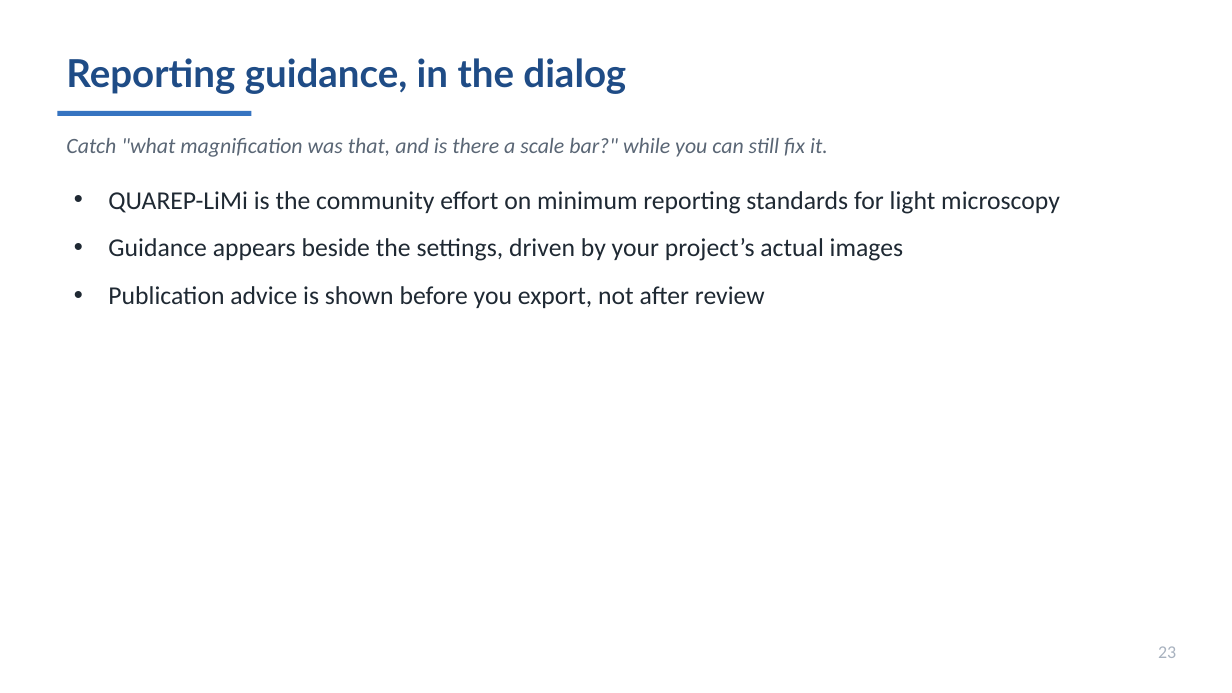
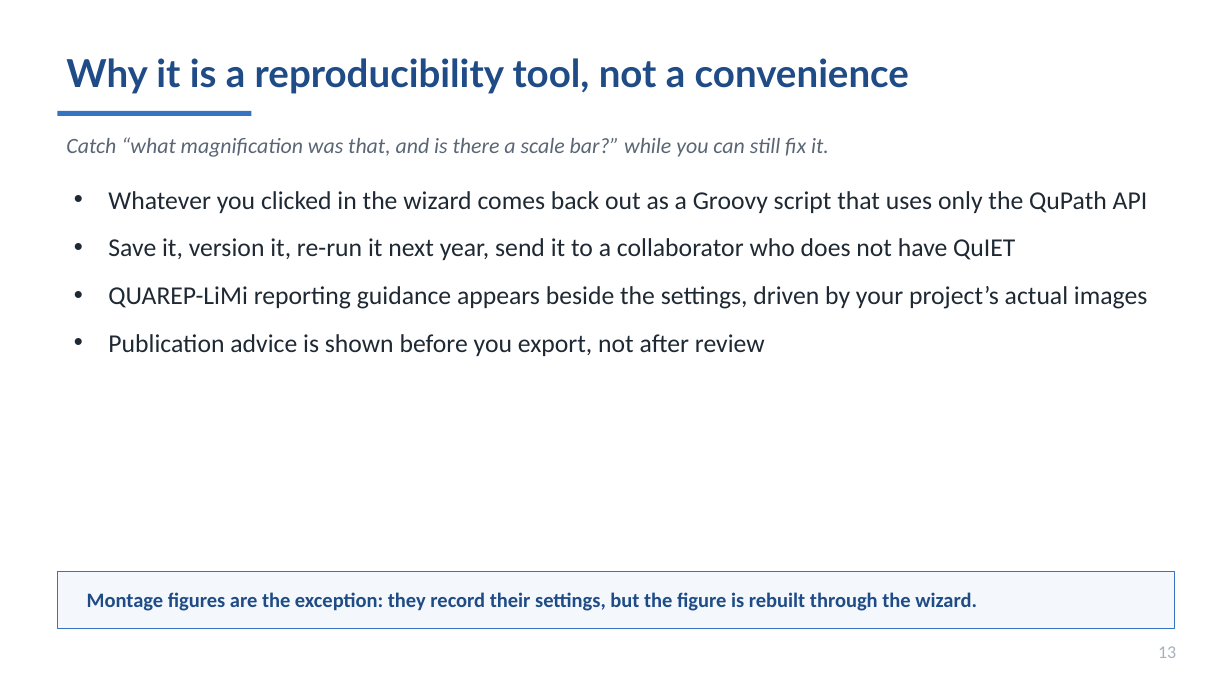
Before and after one commit to MichaelSNelson/BINA-I2K-2026-QuPath-Extensions, a slide deck: slide 13 of I2K_2026_QuPath_Extensions.pptx (slide 23 before the commit). Drawn at 1232x693 pixels with LibreOffice and Linux fonts; fonts in the diff are those of the drawing. Boxes give left, top, right and bottom in pixels: in the first picture for what was removed or moved away, otherwise in the second. Text is boxed around its words. In the diff, an @@ line names an element or a change of style, - is before the commit and + after.

```diff
--- a/I2K_2026_QuPath_Extensions.pptx
+++ b/I2K_2026_QuPath_Extensions.pptx
@@ text at bbox=[66, 58, 909, 94]: text changed @@
-Reporting guidance, in the dialog
+Why it is a reproducibility tool, not a convenience
@@ text at bbox=[66, 137, 829, 157]: text changed @@
-Catch "what magnification was that, and is there a scale bar?" while you can still fix it.
+Catch “what magnification was that, and is there a scale bar?” while you can still fix it.
@@ text at bbox=[108, 191, 1148, 309]: text changed @@
-• QUAREP-LiMi is the community effort on minimum reporting standards for light microscopy
-• Guidance appears beside the settings, driven by your project’s actual images
+• Whatever you clicked in the wizard comes back out as a Groovy script that uses only the QuPath API
+• Save it, version it, re-run it next year, send it to a collaborator who does not have QuIET
+• QUAREP-LiMi reporting guidance appears beside the settings, driven by your project’s actual images
@@ rectangle added at bbox=[57, 571, 1175, 628], fill #F4F8FD, outline #3674C1 0.75 pt @@
@@ text added at bbox=[87, 592, 977, 611], 16 pt, text #1F4C86, bold @@
+Montage figures are the exception: they record their settings, but the figure is rebuilt through the wizard.
@@ text at bbox=[1158, 646, 1176, 658]: text changed @@
-23
+13
```
Also in this commit, not shown: 41 other slides changed, 1 slide added, 11 slides removed, 4 other files.
